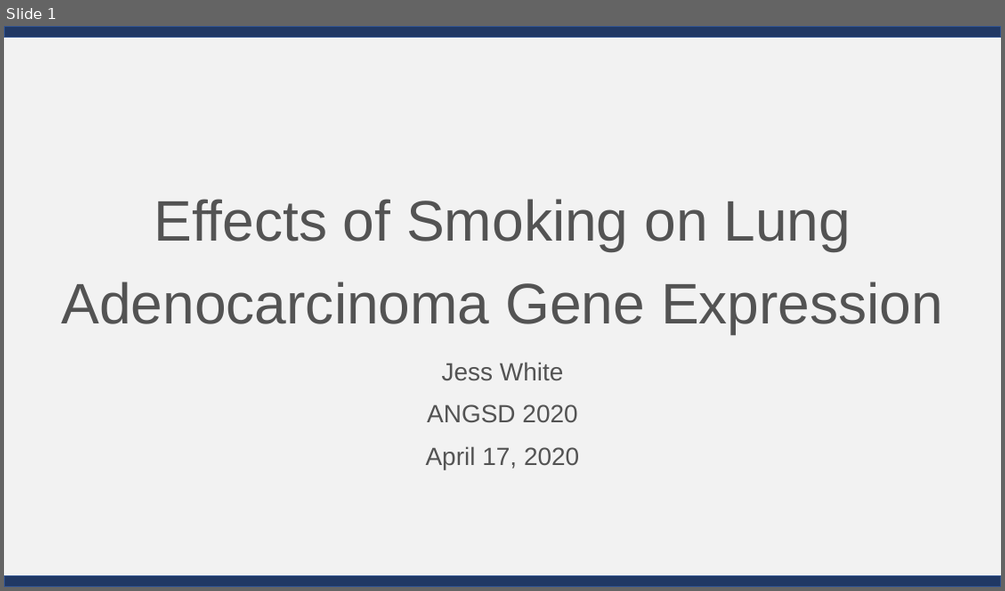
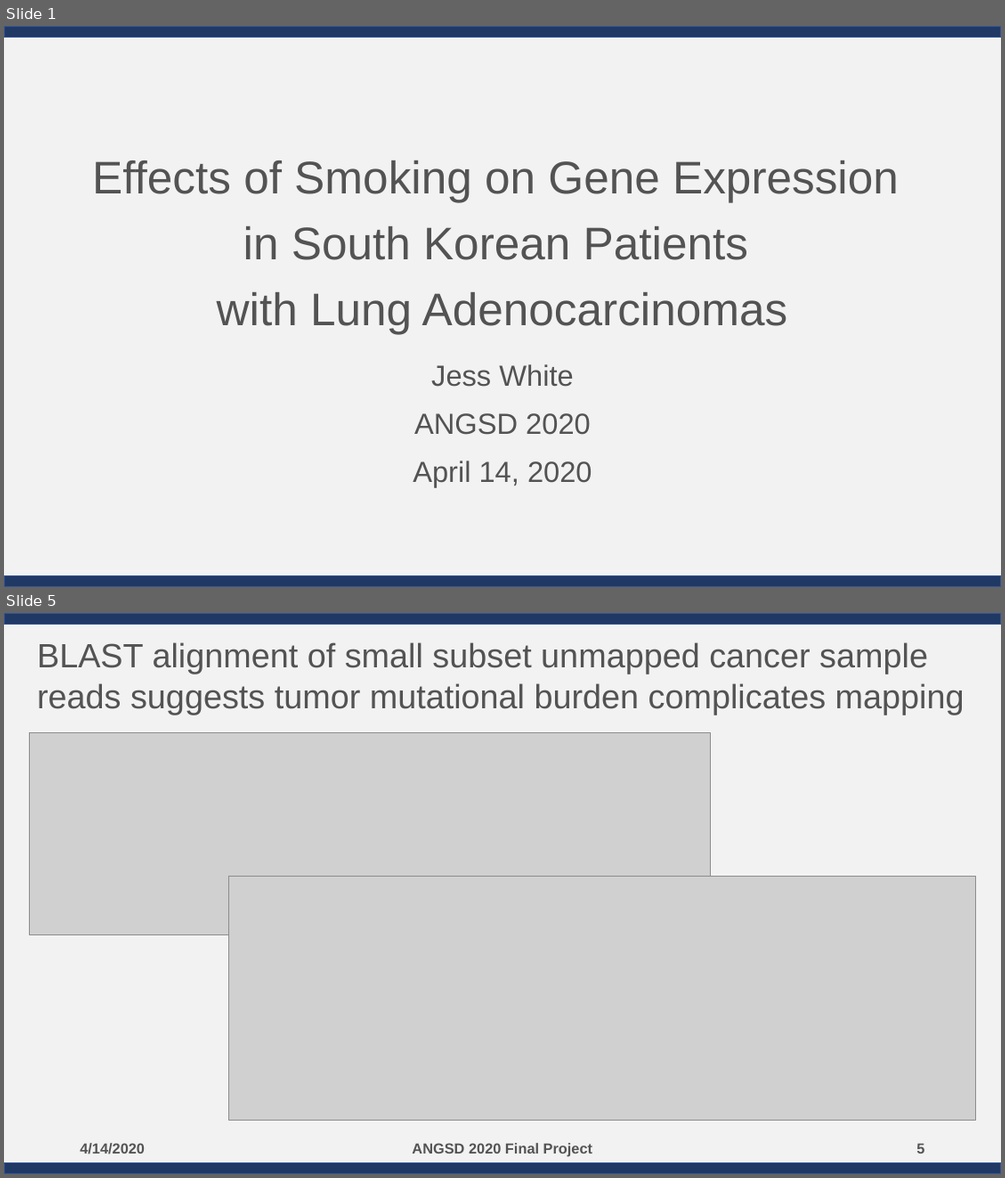
Before and after one commit to jessicaw9910/ANGSD, a slide deck: White_Final Presentation_2020.04.13.pptx. Shown one above the other, each under a label of ours: slide 1 before the commit, slides 1 and 5 after it; the slides between them are not shown. The pictures are 1005x591 and 1005x1178 pixels, drawn with LibreOffice and Linux fonts; fonts in the diff are those of the drawing; grey boxes stand for pictures. Boxes give left, top, right and bottom in pixels: in the first picture for what was removed or moved away, otherwise in the second. Text is boxed around its words. In the diff, an @@ line names an element or a change of style, - is before the commit and + after.

Commit message:
final project upload

```diff
--- a/White_Final Presentation_2020.04.13.pptx
+++ b/White_Final Presentation_2020.04.13.pptx
@@ slide 5 added at box(4, 613, 1001, 1174), background #FFFFFF; not listed: 3 template elements that a slide beside it also shows @@
@@ title added at box(37, 642, 964, 714), 32.4 pt, text #525252 @@
+BLAST alignment of small subset unmapped cancer sample reads suggests tumor mutational burden complicates mapping
@@ picture added at box(30, 732, 711, 934) @@
@@ picture added at box(228, 876, 975, 1121) @@
@@ text added at box(80, 1143, 145, 1154), 14 pt, text #525252, bold @@
+4/14/2020
@@ text added at box(412, 1143, 592, 1156), 14 pt, text #525252, bold @@
+ANGSD 2020 Final Project
@@ page number added at box(916, 1143, 924, 1153), 14 pt, text #525252, bold @@
+5
@@ slide 1 changed as well @@
@@ title at box(92, 160, 898, 334): text changed; size 55 to 44 pt @@
-Effects of Smoking on Lung Adenocarcinoma Gene Expression
+Effects of Smoking on Gene Expression
+in South Korean Patients
+with Lung Adenocarcinomas
@@ subtitle at box(414, 364, 591, 435): size 24 to 28 pt in "Jess White", "ANGSD 2020" @@
@@ subtitle at box(413, 460, 592, 487): text changed; size 24 to 28 pt @@
-April 17, 2020
+April 14, 2020
```
Also in this commit, not shown: 5 other slides added, 7 slides removed, 12 other files.
